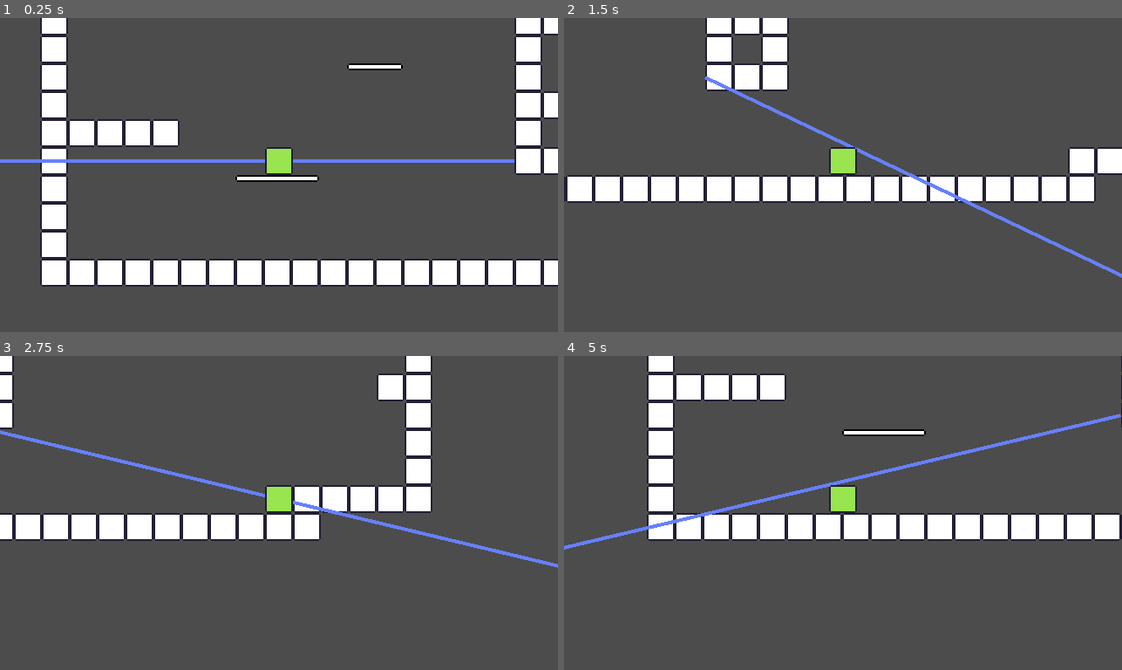
Above: before the commit, frames 1-4 (two rows, left to right).
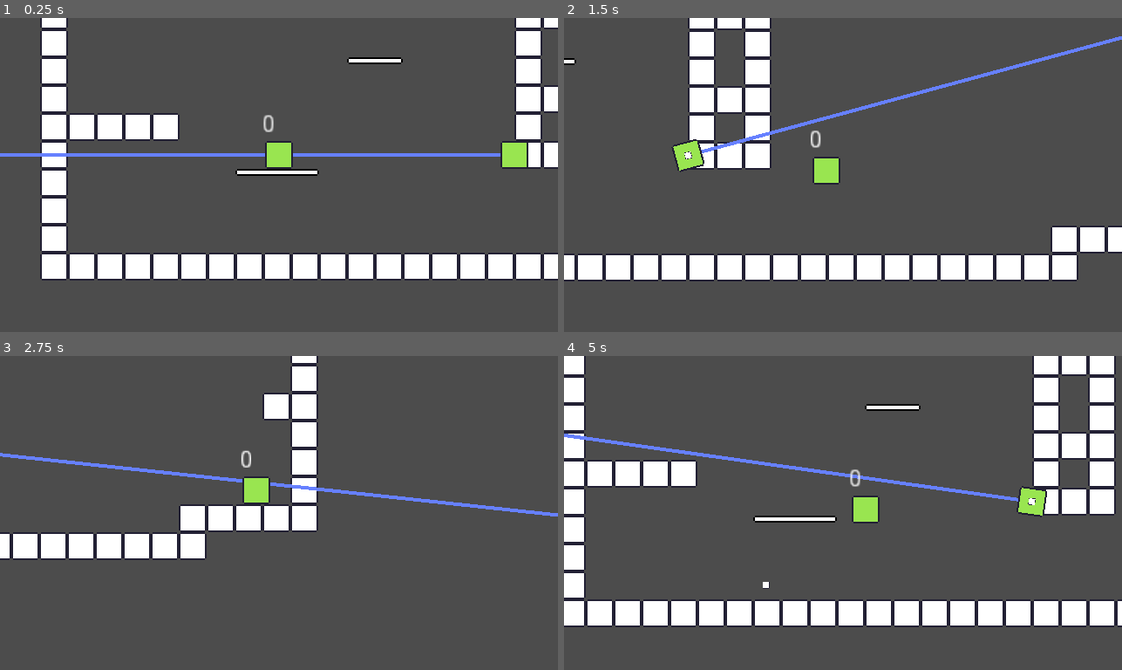
Above: after the commit, the same moments.

Repository: blaise-rascal/gwj30
Game: Godot game, scene res://scenes/Main.tscn
Same seed, same stepped clock (60 frames per second), same inputs: the game is played once before the commit and once after it.
Inputs:
- Up to frame 1 (0.25 s): no input
- Up to frame 2 (1.5 s): hold Right (ui_right) 0.53-1.28 s; hold K (shoot, bound only after the commit) 0.53-1.28 s; tap J (jump, bound only after the commit) at 0.77, 0.8, 1.07, 1.35 s; hold Down (down, bound only after the commit) from 1.28 s (still down)
- Up to frame 3 (2.75 s): tap J (jump, bound only after the commit) at 1.52, 1.82, 2.3 s; tap K (shoot, bound only after the commit) at 1.55 s; release Down (down, bound only after the commit) at 2.03 s; hold Right (ui_right) from 2.03 s (still down); hold K (shoot, bound only after the commit) from 2.03 s (still down)
- Up to frame 4 (5 s): release Right (ui_right) at 2.78 s; release K (shoot, bound only after the commit) at 2.78 s; hold Up (ui_up) 2.78-3.53 s; tap K (shoot, bound only after the commit) at 2.85, 4.35 s; tap J (jump, bound only after the commit) at 3.02, 3.32, 4.52, 4.82 s; hold J (jump, bound only after the commit) 3.53-4.28 s; hold Left (ui_left) from 3.53 s (still down)

The runs differ from the first frame. In frame 1, 11% of the frame differs, in the area x 0-100%, y 3-86%; in frame 2, 27%; in frame 3, 16%; in frame 4, 33%, in the area x 0-100%, y 0-87%.

Commit message:
Implemented bullets and heartbeat, also changed control scheme (see input map for updated version)

Diff:
--- a/project.godot
+++ b/project.godot
@@ -51,6 +51,63 @@
 "svg/scale": 1.0
 }
 
+[input]
+
+up={
+"deadzone": 0.5,
+"events": [ Object(InputEventKey,"resource_local_to_scene":false,"resource_name":"","device":0,"alt":false,"shift":false,"control":false,"meta":false,"command":false,"pressed":false,"scancode":16777232,"unicode":0,"echo":false,"script":null)
+, Object(InputEventKey,"resource_local_to_scene":false,"resource_name":"","device":0,"alt":false,"shift":false,"control":false,"meta":false,"command":false,"pressed":false,"scancode":87,"unicode":0,"echo":false,"script":null)
+ ]
+}
+down={
+"deadzone": 0.5,
+"events": [ Object(InputEventKey,"resource_local_to_scene":false,"resource_name":"","device":0,"alt":false,"shift":false,"control":false,"meta":false,"command":false,"pressed":false,"scancode":16777234,"unicode":0,"echo":false,"script":null)
+, Object(InputEventKey,"resource_local_to_scene":false,"resource_name":"","device":0,"alt":false,"shift":false,"control":false,"meta":false,"command":false,"pressed":false,"scancode":83,"unicode":0,"echo":false,"script":null)
+ ]
+}
+left={
+"deadzone": 0.5,
+"events": [ Object(InputEventKey,"resource_local_to_scene":false,"resource_name":"","device":0,"alt":false,"shift":false,"control":false,"meta":false,"command":false,"pressed":false,"scancode":16777231,"unicode":0,"echo":false,"script":null)
+, Object(InputEventKey,"resource_local_to_scene":false,"resource_name":"","device":0,"alt":false,"shift":false,"control":false,"meta":false,"command":false,"pressed":false,"scancode":65,"unicode":0,"echo":false,"script":null)
+ ]
+}
+right={
+"deadzone": 0.5,
+"events": [ Object(InputEventKey,"resource_local_to_scene":false,"resource_name":"","device":0,"alt":false,"shift":false,"control":false,"meta":false,"command":false,"pressed":false,"scancode":16777233,"unicode":0,"echo":false,"script":null)
+, Object(InputEventKey,"resource_local_to_scene":false,"resource_name":"","device":0,"alt":false,"shift":false,"control":false,"meta":false,"command":false,"pressed":false,"scancode":68,"unicode":0,"echo":false,"script":null)
+ ]
+}
+jump={
+"deadzone": 0.5,
+"events": [ Object(InputEventKey,"resource_local_to_scene":false,"resource_name":"","device":0,"alt":false,"shift":false,"control":false,"meta":false,"command":false,"pressed":false,"scancode":74,"unicode":0,"echo":false,"script":null)
+, Object(InputEventKey,"resource_local_to_scene":false,"resource_name":"","device":0,"alt":false,"shift":false,"control":false,"meta":false,"command":false,"pressed":false,"scancode":67,"unicode":0,"echo":false,"script":null)
+ ]
+}
+shoot={
+"deadzone": 0.5,
+"events": [ Object(InputEventKey,"resource_local_to_scene":false,"resource_name":"","device":0,"alt":false,"shift":false,"control":false,"meta":false,"command":false,"pressed":false,"scancode":75,"unicode":0,"echo":false,"script":null)
+, Object(InputEventKey,"resource_local_to_scene":false,"resource_name":"","device":0,"alt":false,"shift":false,"control":false,"meta":false,"command":false,"pressed":false,"scancode":88,"unicode":0,"echo":false,"script":null)
+ ]
+}
+bullettime={
+"deadzone": 0.5,
+"events": [ Object(InputEventKey,"resource_local_to_scene":false,"resource_name":"","device":0,"alt":false,"shift":false,"control":false,"meta":false,"command":false,"pressed":false,"scancode":16777237,"unicode":0,"echo":false,"script":null)
+ ]
+}
+dash={
+"deadzone": 0.5,
+"events": [ Object(InputEventKey,"resource_local_to_scene":false,"resource_name":"","device":0,"alt":false,"shift":false,"control":false,"meta":false,"command":false,"pressed":false,"scancode":90,"unicode":0,"echo":false,"script":null)
+, Object(InputEventKey,"resource_local_to_scene":false,"resource_name":"","device":0,"alt":false,"shift":false,"control":false,"meta":false,"command":false,"pressed":false,"scancode":76,"unicode":0,"echo":false,"script":null)
+ ]
+}
+
+[layer_names]
+
+2d_physics/layer_1="Collisions"
+2d_physics/layer_2="Heartbeat"
+2d_physics/layer_3="Player Hurt"
+2d_physics/layer_4="Enemy Hurt"
+
 [rendering]
 
 quality/driver/driver_name="GLES2"
--- /dev/null
+++ b/scenes/characters/Bullet.gd
@@ -0,0 +1,20 @@
+extends Area2D
+
+const HEARTBEAT_GIVER = preload("res://scenes/characters/HeartbeatGiver.tscn")
+
+export (Vector2) var VELOCITY = Vector2(350, 0)
+export (int) var DAMAGE = 5
+
+func _physics_process(delta):
+	global_position += (VELOCITY * delta).rotated(global_rotation)
+
+func target_enemy():
+	set_collision_layer_bit(3, true)
+
+func target_player():
+	set_collision_layer_bit(2, true)
+	add_child(HEARTBEAT_GIVER.instance())
+
+
+func _on_Bullet_body_entered(body):
+	queue_free()
--- /dev/null
+++ b/scenes/characters/Bullet.tscn
@@ -0,0 +1,24 @@
+[gd_scene load_steps=4 format=2]
+
+[ext_resource path="res://textures/environment/ExampleTile.png" type="Texture" id=1]
+[ext_resource path="res://scenes/characters/Bullet.gd" type="Script" id=2]
+
+[sub_resource type="RectangleShape2D" id=1]
+extents = Vector2( 2, 2 )
+
+[node name="Bullet" type="Area2D"]
+collision_layer = 0
+script = ExtResource( 2 )
+
+[node name="Sprite" type="Sprite" parent="."]
+scale = Vector2( 0.25, 0.25 )
+texture = ExtResource( 1 )
+
+[node name="RemovalTimer" type="Timer" parent="."]
+one_shot = true
+autostart = true
+
+[node name="CollisionShape2D" type="CollisionShape2D" parent="."]
+shape = SubResource( 1 )
+[connection signal="body_entered" from="." to="." method="_on_Bullet_body_entered"]
+[connection signal="timeout" from="RemovalTimer" to="." method="queue_free"]
--- a/scenes/characters/Enemy.gd
+++ b/scenes/characters/Enemy.gd
@@ -1,9 +1,24 @@
 extends Node2D
 
+const BULLET = preload("res://scenes/characters/Bullet.tscn")
 
 const ESTIMATED_BULLET_TIME : float = 0.18 # estimated time for bullet to hit player in seconds for aiming purposes
 
+const MAX_HEALTH = 30
+
+var health = MAX_HEALTH
 var current_rotation_speed = 0
+
+
+func die():
+	queue_free()
+
+
+func hurt(damage):
+	print("ow")
+	health -= damage
+	if health <= 0:
+		die()
 
 
 # Find the position to target
@@ -16,3 +31,16 @@
 func _physics_process(delta):
 	# Aiming now works
 	global_rotation = find_target(get_parent().get_node("NewPlayer").global_position, get_parent().get_node("NewPlayer").velocity)
+
+
+func _on_ShootTimer_timeout():
+	var bullet = BULLET.instance()
+	bullet.global_position = global_position
+	bullet.global_rotation = global_rotation
+	bullet.target_player()
+	get_tree().get_root().add_child(bullet)
+
+
+func _on_Hurtbox_area_entered(bullet):
+	hurt(bullet.DAMAGE)
+	bullet.queue_free()
--- a/scenes/characters/Enemy.tscn
+++ b/scenes/characters/Enemy.tscn
@@ -1,6 +1,21 @@
-[gd_scene load_steps=2 format=2]
+[gd_scene load_steps=6 format=2]
 
 [ext_resource path="res://scenes/characters/Enemy.gd" type="Script" id=1]
+[ext_resource path="res://textures/characters/Player.png" type="Texture" id=2]
+
+[sub_resource type="Shader" id=1]
+code = "shader_type canvas_item;
+
+void fragment() {
+	COLOR.gb = UV;
+	COLOR.rgb *= 1f - distance(vec2(0.5, 0.5), UV);
+}"
+
+[sub_resource type="ShaderMaterial" id=2]
+shader = SubResource( 1 )
+
+[sub_resource type="RectangleShape2D" id=3]
+extents = Vector2( 8, 8 )
 
 [node name="Enemy" type="Node2D"]
 script = ExtResource( 1 )
@@ -8,3 +23,20 @@
 [node name="Line2D" type="Line2D" parent="."]
 points = PoolVector2Array( 0, 0, 500, 0 )
 width = 2.0
+
+[node name="Sprite" type="Sprite" parent="."]
+material = SubResource( 2 )
+texture = ExtResource( 2 )
+
+[node name="ShootTimer" type="Timer" parent="."]
+wait_time = 0.5
+autostart = true
+
+[node name="Hurtbox" type="Area2D" parent="."]
+collision_layer = 0
+collision_mask = 8
+
+[node name="CollisionShape2D" type="CollisionShape2D" parent="Hurtbox"]
+shape = SubResource( 3 )
+[connection signal="timeout" from="ShootTimer" to="." method="_on_ShootTimer_timeout"]
+[connection signal="area_entered" from="Hurtbox" to="." method="_on_Hurtbox_area_entered"]
--- /dev/null
+++ b/scenes/characters/HeartbeatGiver.tscn
@@ -0,0 +1,11 @@
+[gd_scene load_steps=2 format=2]
+
+[sub_resource type="CircleShape2D" id=1]
+radius = 112.0
+
+[node name="HeartbeatGiver" type="Area2D"]
+collision_layer = 2
+collision_mask = 0
+
+[node name="CollisionShape2D" type="CollisionShape2D" parent="."]
+shape = SubResource( 1 )
--- a/scenes/characters/NewPlayer.gd
+++ b/scenes/characters/NewPlayer.gd
@@ -1,4 +1,6 @@
 extends KinematicBody2D
+
+const BULLET = preload("res://scenes/characters/Bullet.tscn")
 
 const MAX_SPEED : int = 260 # Pixels/second.
 const LEFT_RIGHT_ACCELERATION: int = 1700 # Pixels/second2
@@ -12,18 +14,35 @@
 const GRAVITY_WITH_UP_HELD : int = 1100 #Pixels/second2
 #TODO: maybe increase gravity if you hold down? like celeste?
 
+const HEARTBEAT_INC : int = 50 # Heartbeat/second (out of 100)
+const HEARTBEAT_RADIUS : int = 120 # Maximum distance from enemy where heartbeat is generated
+const HEARTBEAT_DECREASE_AMOUNT : int = 30 # Decrease in heartbeat per second when not near enemies
+
+const MAX_HEALTH = 100
+
 onready var on_ground = $OnGround
 onready var on_ground_left = $OnGroundLeft
 onready var on_ground_right = $OnGroundRight
 onready var on_left_wall = $OnLeftWall
 onready var on_right_wall = $OnRightWall
 onready var coyote_time = $CoyoteTime
+onready var heartbeat_detection = $HearbeatDetector
+onready var cam_pos = $CameraPosition
 
+var health = MAX_HEALTH
 var velocity = Vector2()
+var heartbeat = 0
+var heartbeat_max = 100
+var facing_direction = 1 # 1 is right, -1 is left
 
-# Called when the node enters the scene tree for the first time.
-func _ready():
-	pass # Replace with function body.
+func die():
+	get_tree().quit()
+
+
+func hurt(damage):
+	health -= damage
+	if health <= 0:
+		die()
 
 
 func is_on_ground():
@@ -32,17 +51,34 @@
 	return coyote_time.time_left > 0
 
 
+func _process(delta):
+	# Increment heartbeat based on each nearby enemy
+	for enemy in heartbeat_detection.get_overlapping_areas():
+		heartbeat += lerp(HEARTBEAT_INC, 0, heartbeat_detection.global_position.distance_to(enemy.global_position) / HEARTBEAT_RADIUS) * delta
+
+	# Decrement heartbeat when no enemies are around
+	if heartbeat_detection.get_overlapping_areas().size() == 0:
+		heartbeat -= HEARTBEAT_DECREASE_AMOUNT * delta
+
+	heartbeat = clamp(heartbeat, 0, heartbeat_max)
+
+	# TEMPORARY
+	$HeartbeatLabel.text = str(heartbeat)
+
+
 func _physics_process(delta):
 	var acceleration = Vector2(0,0)  # The player's movement vector.
 
 	#ACCELERATION IS CALCULATED EVERY FRAME FROM SCRATCH
 	#VELOCITY IS PRESERVED FROM FRAME TO FRAME, BUT MODIFIED BY ACCELERATION (AND SOMETIMES SET EXPLICITY, LIKE WHEN YOU JUMP)
 
-	if Input.is_action_pressed("ui_right"): #TODO: Make it so that it only adds walk acceleration if the velocity is not too high already (rather than handling this case later on)
+	if Input.is_action_pressed("right"): #TODO: Make it so that it only adds walk acceleration if the velocity is not too high already (rather than handling this case later on)
 		acceleration.x = LEFT_RIGHT_ACCELERATION
-	if Input.is_action_pressed("ui_left"):
+		facing_direction = 1
+	if Input.is_action_pressed("left"):
 		acceleration.x = -LEFT_RIGHT_ACCELERATION
-	if Input.is_action_just_pressed("ui_up"):
+		facing_direction = -1
+	if Input.is_action_just_pressed("jump"):
 		if is_on_ground():
 			velocity.y = -JUMP_VERTICAL_VELOCITY
 		elif on_left_wall.is_colliding():
@@ -54,7 +90,7 @@
 
 
 	# Apply gravity
-	if(Input.is_action_pressed("ui_up") && velocity.y<0): #If you're jumping and the up button is held, make gravity lower
+	if(Input.is_action_pressed("jump") && velocity.y<0): #If you're jumping and the up button is held, make gravity lower
 		#print("UP HELD")
 		acceleration.y = GRAVITY_WITH_UP_HELD
 	else:
@@ -87,4 +123,20 @@
 		if(abs(velocity.x) > MAX_SPEED):
 			velocity.x = clamp(velocity.x, -1, 1) * MAX_SPEED
 
+	# Move camera ahead of player
+	cam_pos.position = lerp(cam_pos.position, velocity * delta * 3, 0.1)
+
 	velocity = move_and_slide(velocity, Vector2(0, -1))
+
+
+func _unhandled_input(event):
+	if event.is_action_pressed("shoot"):
+		var bullet = BULLET.instance()
+		bullet.global_position = global_position + Vector2(0, -8)
+		bullet.global_rotation = Vector2(facing_direction + clamp(velocity.x, -1, 1), int(Input.is_action_pressed("down")) - int(Input.is_action_pressed("up"))).angle()
+		bullet.target_enemy()
+		get_tree().get_root().add_child(bullet)
+
+func _on_Hurtbox_area_entered(bullet):
+	hurt(bullet.DAMAGE)
+	bullet.queue_free()
--- a/scenes/characters/NewPlayer.tscn
+++ b/scenes/characters/NewPlayer.tscn
@@ -6,7 +6,14 @@
 [sub_resource type="RectangleShape2D" id=1]
 extents = Vector2( 8, 8 )
 
+[sub_resource type="CircleShape2D" id=2]
+radius = 8.0
+
+[sub_resource type="RectangleShape2D" id=3]
+extents = Vector2( 7, 7 )
+
 [node name="NewPlayer" type="KinematicBody2D"]
+collision_layer = 0
 script = ExtResource( 2 )
 
 [node name="Sprite" type="Sprite" parent="."]
@@ -45,5 +52,35 @@
 wait_time = 0.25
 one_shot = true
 
-[node name="Camera2D" type="Camera2D" parent="."]
+[node name="HearbeatDetector" type="Area2D" parent="."]
+collision_layer = 0
+collision_mask = 2
+
+[node name="CollisionShape2D" type="CollisionShape2D" parent="HearbeatDetector"]
+position = Vector2( 0, -16 )
+shape = SubResource( 2 )
+
+[node name="HeartbeatLabel" type="Label" parent="."]
+anchor_right = 1.0
+anchor_bottom = 1.0
+margin_left = -10.0
+margin_top = -32.0
+margin_right = 10.0
+margin_bottom = -24.0
+__meta__ = {
+"_edit_use_anchors_": false
+}
+
+[node name="Hurtbox" type="Area2D" parent="."]
+collision_layer = 0
+collision_mask = 4
+
+[node name="CollisionShape2D" type="CollisionShape2D" parent="Hurtbox"]
+position = Vector2( 0, -8 )
+shape = SubResource( 3 )
+
+[node name="CameraPosition" type="Position2D" parent="."]
+
+[node name="Camera2D" type="Camera2D" parent="CameraPosition"]
 current = true
+[connection signal="area_entered" from="Hurtbox" to="." method="_on_Hurtbox_area_entered"]
Not shown: 1 places in scenes/characters/NewPlayer.tscn that only renumber resources
